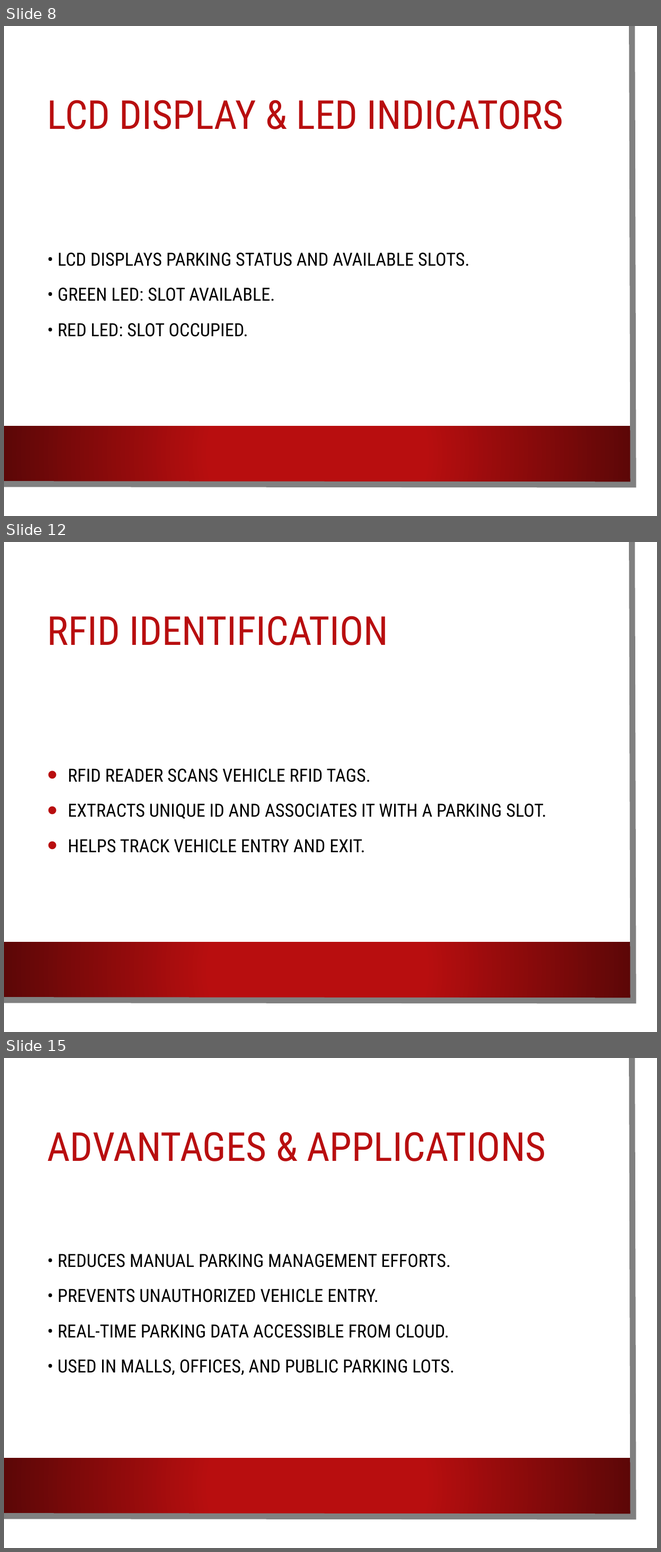
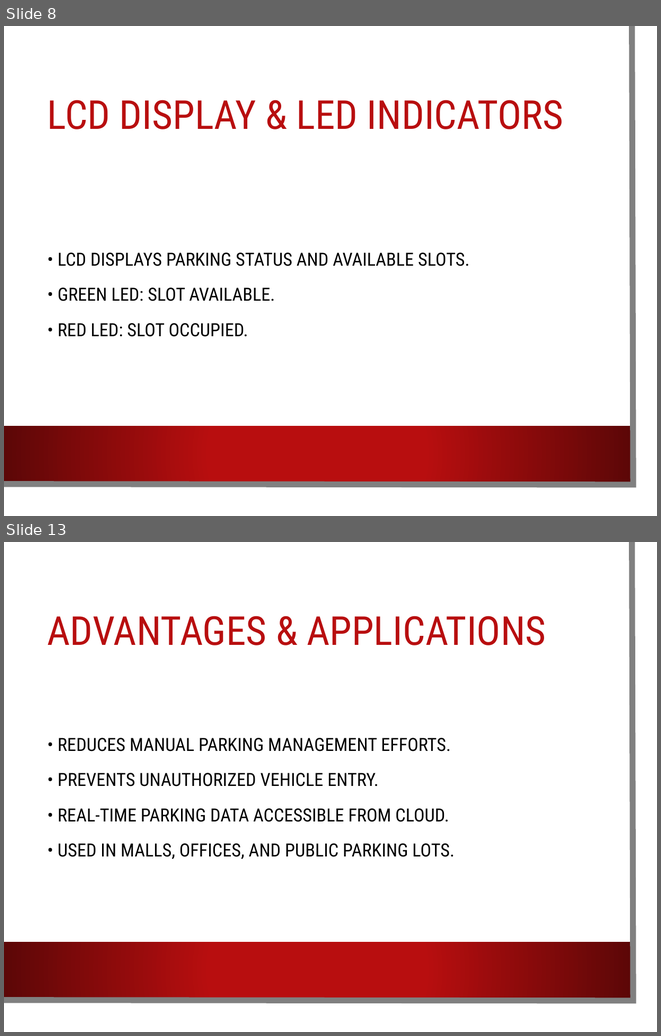
Before and after one commit to IndrayudhB/Smart-Parking-System-using-IoT-RFID, a slide deck: Smart_Parking_System_Presentation.pptx. Shown one above the other, each under a label of ours: slides 8, 12 and 15 before the commit, slides 8 and 13 after it; the slides between them are not shown. The pictures are 661x1552 and 661x1036 pixels, drawn with LibreOffice and Linux fonts; fonts in the diff are those of the drawing; background and template pictures are left out. Boxes give left, top, right and bottom in pixels: in the first picture for what was removed or moved away, otherwise in the second. Text is boxed around its words. In the diff, an @@ line names an element or a change of style, - is before the commit and + after.

```diff
--- a/Smart_Parking_System_Presentation.pptx
+++ b/Smart_Parking_System_Presentation.pptx
@@ slide 12 removed at [4,542,657,1032], background picture (left out); not listed: 3 template elements that a slide beside it also shows @@
@@ title removed at [47,616,389,645] @@
-RFID IDENTIFICATION
@@ text removed at [68,768,546,853] @@
-• RFID READER SCANS VEHICLE RFID TAGS.
-• EXTRACTS UNIQUE ID AND ASSOCIATES IT WITH A PARKING SLOT.
-• HELPS TRACK VEHICLE ENTRY AND EXIT.
@@ what was slide 15 is now slide 13 @@
```
Also in this commit, not shown: 4 slides added, 5 other slides removed.
